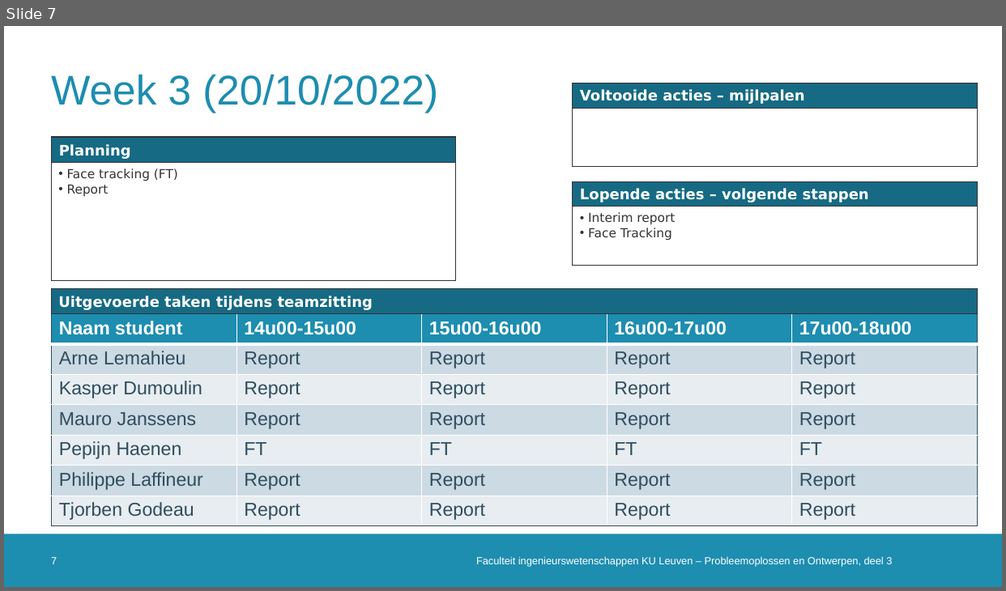
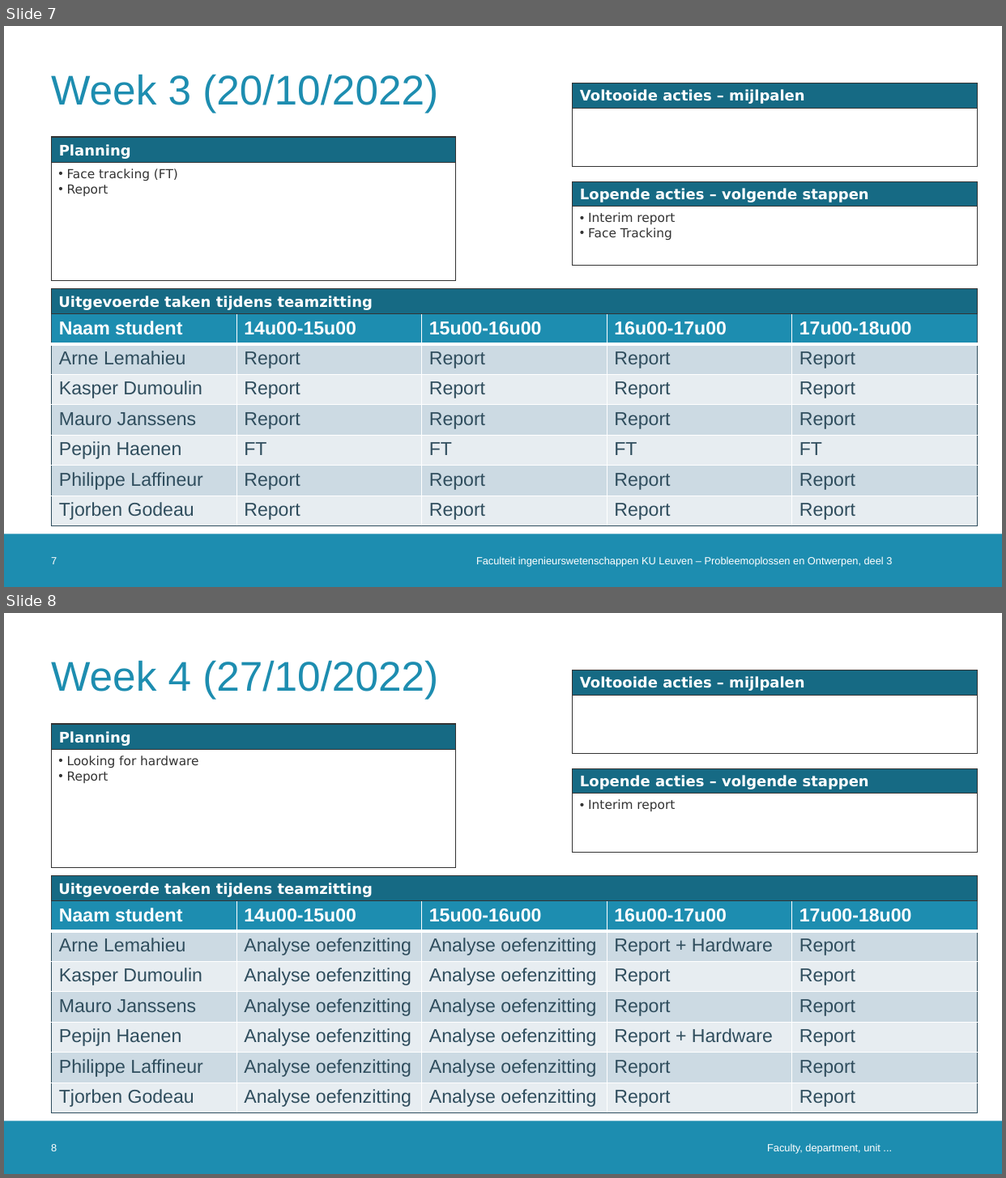
Before and after one commit to DoctorLego2003/Meeting-Owl, a slide deck: logboek_ESAT9A1.pptx. Shown one above the other, each under a label of ours: slide 7 before the commit, slides 7 and 8 after it. The pictures are 1006x591 and 1006x1178 pixels, drawn with LibreOffice and Linux fonts; fonts in the diff are those of the drawing; background and template pictures are left out. Boxes give left, top, right and bottom in pixels: in the first picture for what was removed or moved away, otherwise in the second. Text is boxed around its words. In the diff, an @@ line names an element or a change of style, - is before the commit and + after.

Commit message:
Add files via upload
27/10/2022

```diff
--- a/logboek_ESAT9A1.pptx
+++ b/logboek_ESAT9A1.pptx
@@ slide 8 added at [4,613,1002,1174], background #FFFFFF; not listed: 1 template element that a slide beside it also shows @@
@@ title added at [51,660,438,699], 40 pt, text #1D8DB0 @@
+Week 4 (27/10/2022)
@@ rectangle added at [573,670,978,753], outline #333333 0.75 pt @@
@@ rectangle added at [573,670,978,695], fill #166A84, outline #333333 0.75 pt, 14 pt, text #FFFFFF, bold @@
+Voltooide acties – mijlpalen
@@ rectangle added at [52,723,456,867], outline #333333 0.75 pt @@
@@ rectangle added at [52,725,456,749], fill #166A84, outline #333333 0.75 pt, 14 pt, text #FFFFFF, bold @@
+Planning
@@ text added at [67,756,198,783], 12 pt, text #333333 @@
+• Looking for hardware
+• Report
@@ rectangle added at [573,769,978,852], outline #333333 0.75 pt @@
@@ rectangle added at [573,769,978,794], fill #166A84, outline #333333 0.75 pt, 14 pt, text #FFFFFF, bold @@
+Lopende acties – volgende stappen
@@ text added at [588,799,675,811], 12 pt, text #333333 @@
+• Interim report
@@ rectangle added at [51,875,978,901], fill #166A84, outline #333333 0.75 pt, 14 pt, text #FFFFFF, bold @@
+Uitgevoerde taken tijdens teamzitting
@@ table added at [52,901,977,1114], 7 rows, 5 columns @@
+Naam student | 14u00-15u00 | 15u00-16u00 | 16u00-17u00 | 17u00-18u00
+Arne Lemahieu | Analyse oefenzitting | Analyse oefenzitting | Report + Hardware | Report
+Kasper Dumoulin | Analyse oefenzitting | Analyse oefenzitting | Report | Report
+Mauro Janssens | Analyse oefenzitting | Analyse oefenzitting | Report | Report
+Pepijn Haenen | Analyse oefenzitting | Analyse oefenzitting | Report + Hardware | Report
+Philippe Laffineur | Analyse oefenzitting | Analyse oefenzitting | Report | Report
+Tjorben Godeau | Analyse oefenzitting | Analyse oefenzitting | Report | Report
@@ page number added at [51,1144,57,1152], 10 pt, text #FFFFFF @@
+8
@@ text added at [767,1144,880,1154], 10 pt, text #FFFFFF @@
+Faculty, department, unit ...
```
